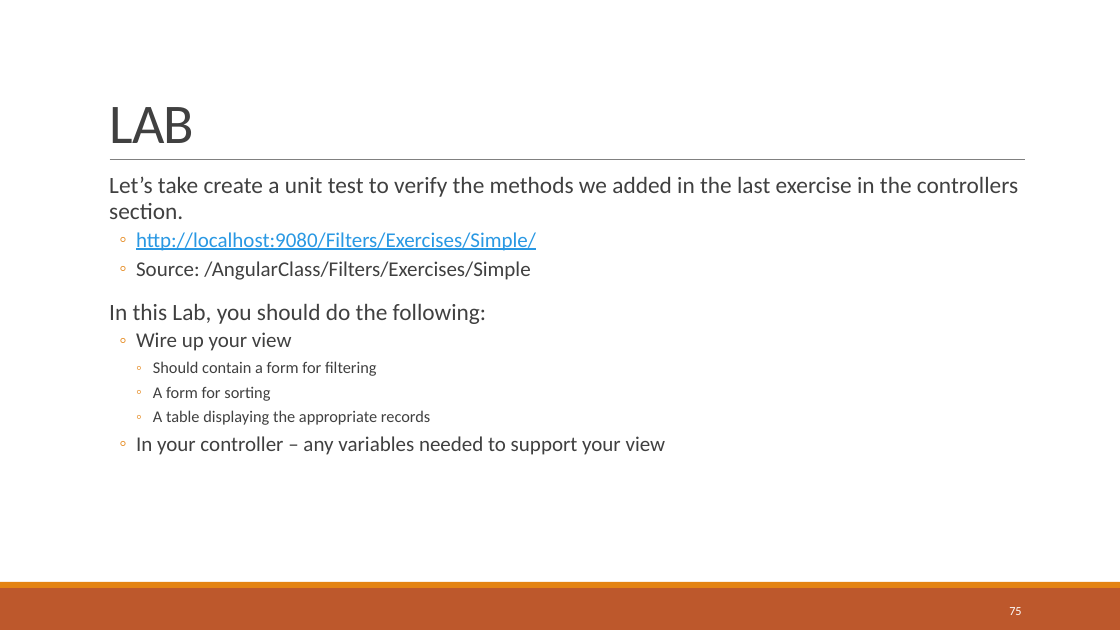
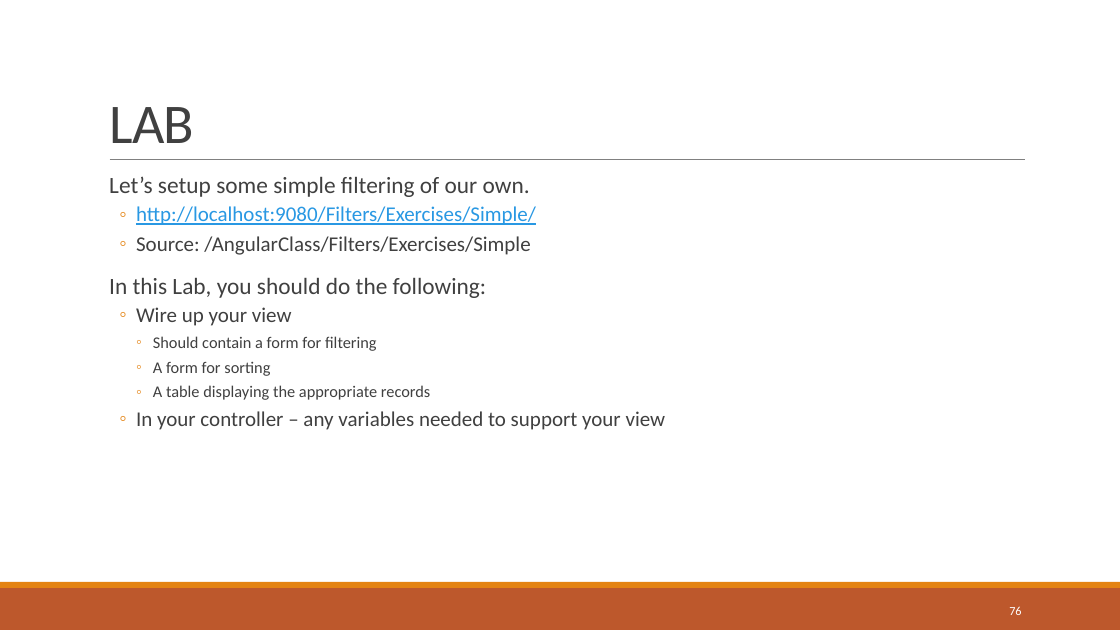
Before and after one commit to sbechtold/angularjs, a slide deck: slide 76 of materials/AngularJS.pptx (slide 75 before the commit). Drawn at 1120x630 pixels with LibreOffice and Linux fonts; fonts in the diff are those of the drawing. Boxes give left, top, right and bottom in pixels: in the first picture for what was removed or moved away, otherwise in the second. Text is boxed around its words. In the diff, an @@ line names an element or a change of style, - is before the commit and + after.

```diff
--- a/materials/AngularJS.pptx
+++ b/materials/AngularJS.pptx
@@ text at bbox=[109, 176, 530, 197]: text changed @@
-  Let’s take create a unit test to verify the methods we added in the last exercise in the controllers section.
+  Let’s setup some simple filtering of our own.
@@ page number at bbox=[1009, 606, 1021, 615]: text changed @@
-75
+76
```
Also in this commit, not shown: 6 other slides changed, 3 slides added, 2 slides removed, 22 other files.
